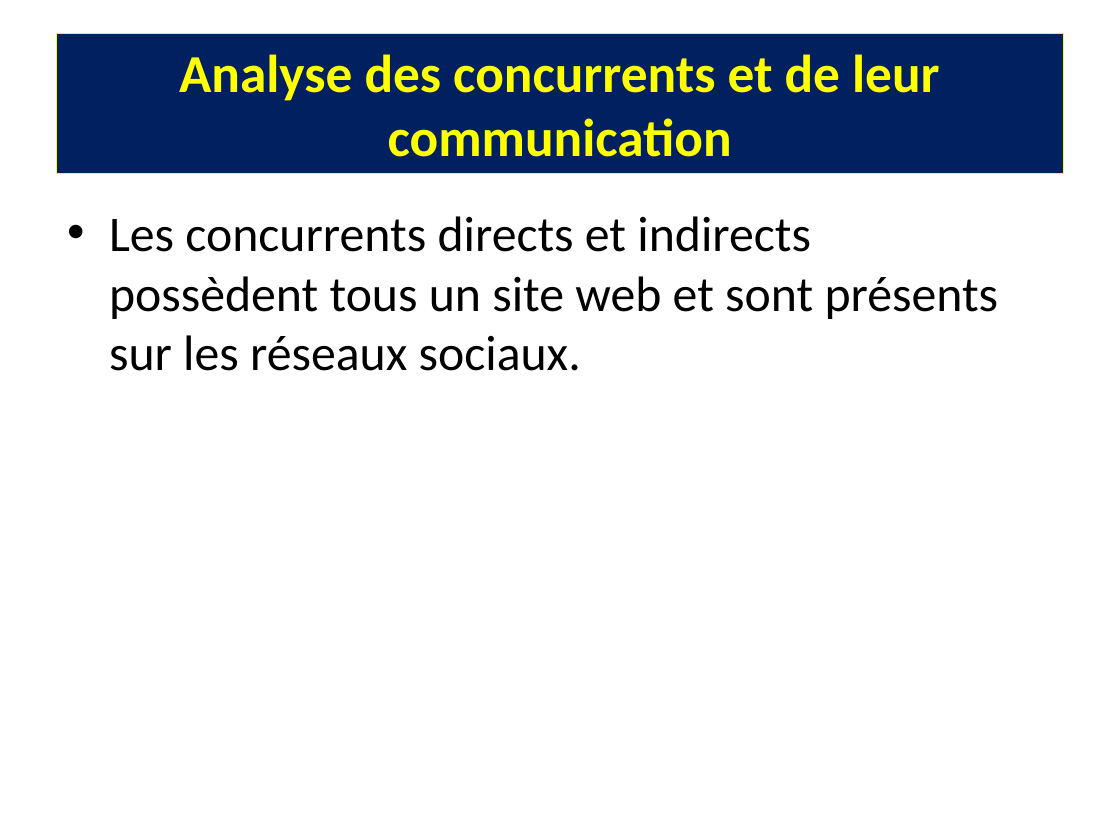
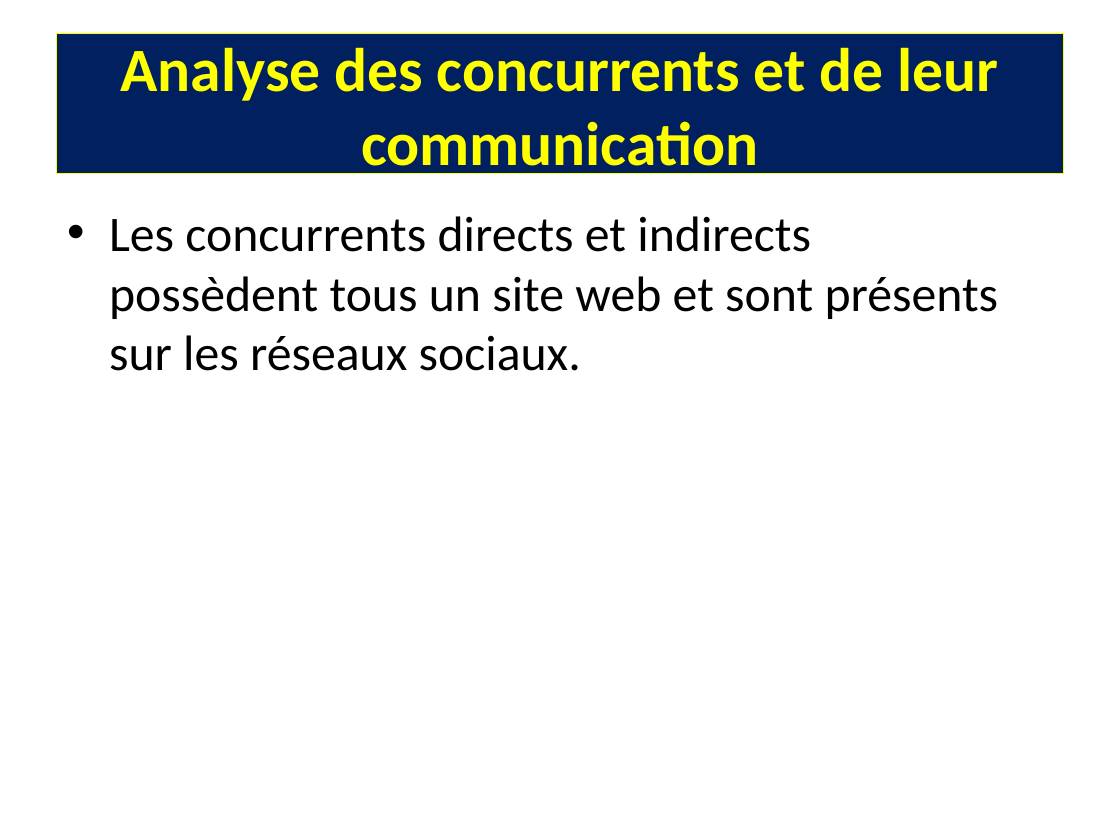
Before and after one commit to edwigesay22/SAYNA-MARKETING-EVALUATIONF-112022, a slide deck: slide 5 of Presentation_de_levaluation_finale_-_EA_Design.pptx. Drawn at 1120x840 pixels with LibreOffice and Linux fonts; fonts in the diff are those of the drawing. Boxes give left, top, right and bottom in pixels: in the first picture for what was removed or moved away, otherwise in the second. Text is boxed around its words. In the diff, an @@ line names an element or a change of style, - is before the commit and + after.

```diff
--- a/Presentation_de_levaluation_finale_-_EA_Design.pptx
+++ b/Presentation_de_levaluation_finale_-_EA_Design.pptx
@@ title "Analyse des concurrents et de ..." at <box>56,34,1064,174</box>: size 34.3 to 39.6 pt @@
```
Also in this commit, not shown: 6 other slides changed, 1 other file.
